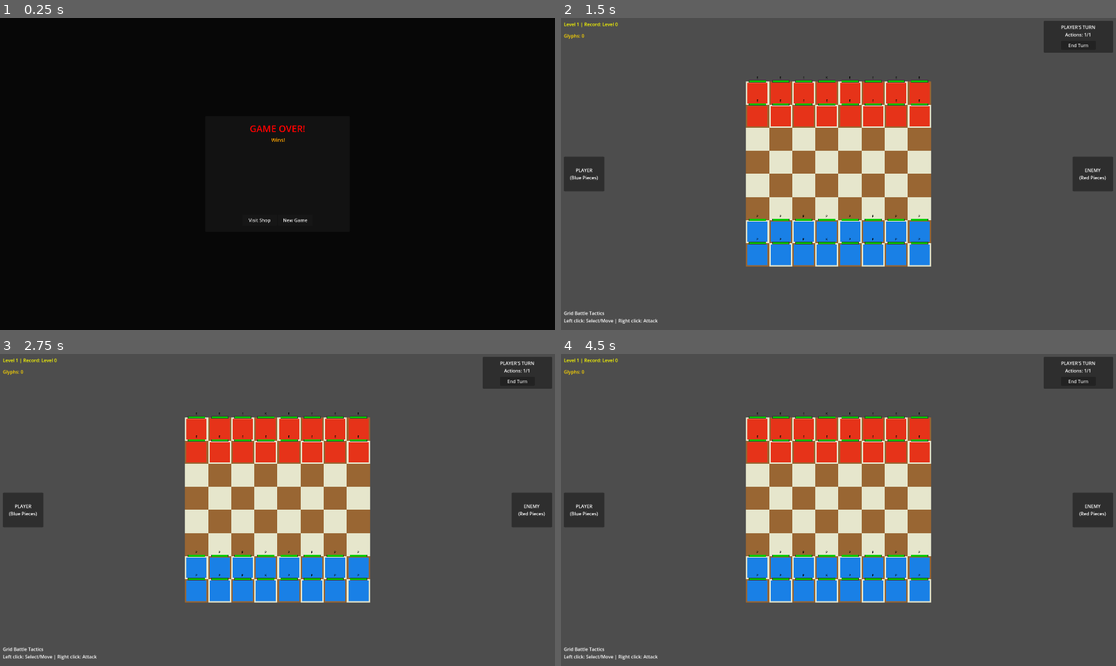
Above: before the commit, frames 1-4 (two rows, left to right).
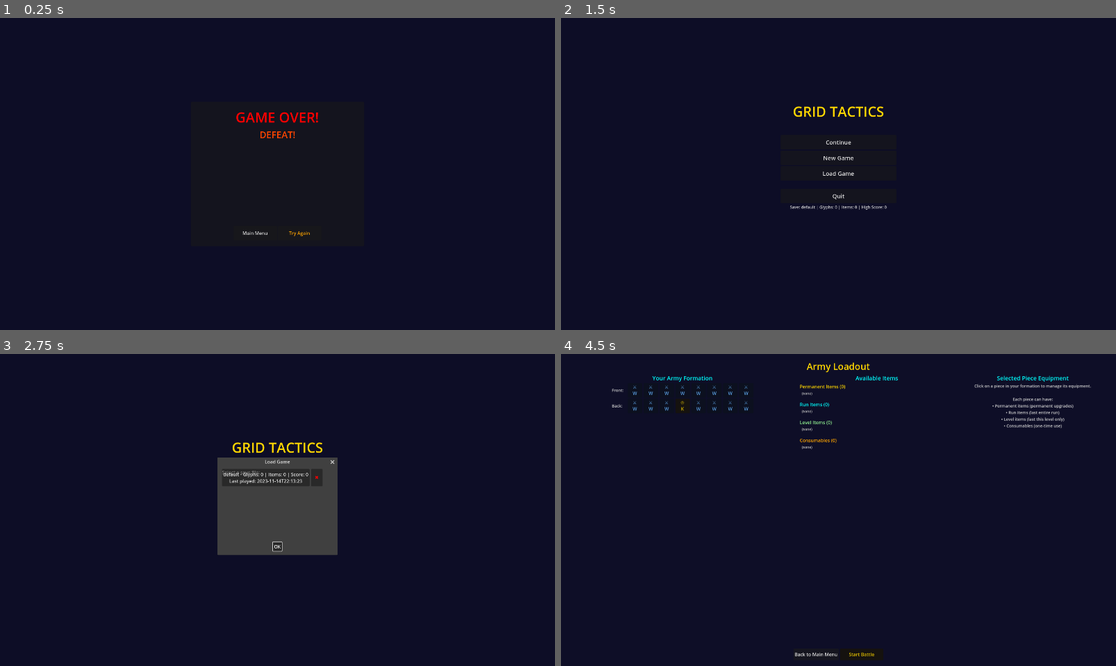
Above: after the commit, the same moments.

Repository: charlesbalcony/grid-game2.0
Game: Godot game, scene res://scenes/GameOver.tscn
Same seed, same stepped clock (60 frames per second), same inputs: the game is played once before the commit and once after it. This scene is started directly instead of the project's main scene.
Inputs (mouse positions are in pixels of both pictures, inside the frame that each line leads up to):
- Up to frame 1 (0.25 s): no input
- Up to frame 2 (1.5 s): click "Visit Shop" (after the commit: "Main Menu") at 0.5 s; click (860, 311) at 1.25 s, where only the run before the commit has a clickable "Back to Game"
- Up to frame 3 (2.75 s): click (277, 510) at 2 s, where only the run after the commit has a clickable "Load Game"
- Up to frame 4 (4.5 s): click (838, 494) at 2.75 s, where only the run after the commit has a clickable "New Game"; click (838, 494) at 3.5 s, where only the run after the commit has a clickable "New Game"; click (838, 478) at 4.25 s, where only the run after the commit has a clickable "Continue"

The runs differ from the first frame. In frame 1, 86% of the frame differs, in the area x 0-100%, y 0-100%; in frame 2, 100%; in frame 3, 100%; in frame 4, 100%.

Commit message:
more menu fixes and state fixes for items across different game sections

Diff:
--- a/my-first-game/scenes/GameOver.tscn
+++ b/my-first-game/scenes/GameOver.tscn
@@ -19,8 +19,8 @@
 anchor_bottom = 1.0
 grow_horizontal = 2
 grow_vertical = 2
-mouse_filter = 0
-color = Color(0.0, 0.0, 0.0, 0.9)
+mouse_filter = 2
+color = Color(0.05, 0.05, 0.15, 1)
 
 [node name="CenterContainer" type="CenterContainer" parent="."]
 layout_mode = 1
@@ -32,7 +32,7 @@
 
 [node name="Panel" type="Panel" parent="CenterContainer"]
 layout_mode = 2
-custom_minimum_size = Vector2(500, 400)
+custom_minimum_size = Vector2(600, 500)
 
 [node name="MainContainer" type="VBoxContainer" parent="CenterContainer/Panel"]
 layout_mode = 1
@@ -67,10 +67,12 @@
 
 [node name="ShopButton" type="Button" parent="CenterContainer/Panel/MainContainer/ButtonsContainer"]
 layout_mode = 2
+mouse_filter = 0
 text = "Visit Shop"
-custom_minimum_size = Vector2(120, 40)
+custom_minimum_size = Vector2(150, 50)
 
 [node name="NewGameButton" type="Button" parent="CenterContainer/Panel/MainContainer/ButtonsContainer"]
 layout_mode = 2
+mouse_filter = 0
 text = "New Game"
-custom_minimum_size = Vector2(120, 40)
+custom_minimum_size = Vector2(150, 50)
--- a/my-first-game/scripts/GameBoard.gd
+++ b/my-first-game/scripts/GameBoard.gd
@@ -95,6 +95,11 @@
 	loadout_manager.item_equipped.connect(_on_item_equipped)
 	loadout_manager.item_unequipped.connect(_on_item_unequipped)
 
+	# Load loadout data from GameState if it exists
+	if GameState and GameState.piece_loadouts.size() > 0:
+		loadout_manager.piece_loadouts = GameState.piece_loadouts.duplicate(true)
+		print("GameBoard: Loaded ", GameState.piece_loadouts.size(), " piece loadouts from GameState")
+
 	# Setup UI manager connections now that all managers are initialized
 	setup_ui_manager_connections()	# Get references to game manager and UI elements
 	game_manager = get_node("GameManager")
@@ -125,6 +130,13 @@
 	# Initialize current level from army_manager
 	if army_manager:
 		current_level = army_manager.get_current_level()
+
+	# Load current level from GameState (in case we're returning from GameOver)
+	if GameState and GameState.current_level > 1:
+		print("GameBoard: Resuming at level ", GameState.current_level)
+		if army_manager:
+			army_manager.set_current_army(GameState.current_level)
+			current_level = GameState.current_level
 
 	# Update high score display
 	update_high_score_display()
@@ -485,19 +497,67 @@
 	if ai_system:
 		ai_system.set_process(false)
 
+	# Get current level before any changes
+	var completed_level = army_manager.get_current_level() if army_manager else 1
+
 	# Check for glyph recovery BEFORE showing game over screen
 	var glyphs_recovered = 0
-	if winner.to_lower() == "player" and glyph_manager and army_manager:
-		var completed_level = army_manager.get_current_level()
+	if winner.to_lower() == "player" and glyph_manager:
 		if glyph_manager.get_stuck_glyphs() > 0 and completed_level >= glyph_manager.get_stuck_at_level():
 			glyphs_recovered = glyph_manager.get_stuck_glyphs()
 			print("Player will recover ", glyphs_recovered, " glyphs!")
 
-	# Don't advance army here - wait for player to click restart
-	# The army advancement will happen in restart_battle() when appropriate
-
-	# Show game over UI with glyph recovery info
-	ui_manager.show_game_over(winner, reason, glyphs_recovered)
+		# Check for glyph recovery when advancing
+		glyph_manager.check_glyph_recovery(completed_level)
+
+	# Handle level progression
+	if winner.to_lower() == "player":
+		# Victory - advance to next level
+		var next_level = completed_level + 1
+		GameState.current_level = next_level
+		current_level = next_level
+		print("GameBoard: Player won! Next level will be: ", next_level)
+
+		# Update high score if this is a new record
+		if GameState and GameState.save_manager:
+			var old_high_score = GameState.save_manager.get_high_score("classic")
+			if completed_level > old_high_score:
+				GameState.save_manager.set_high_score("classic", completed_level)
+				print("NEW HIGH SCORE! Reached Level ", completed_level)
+	else:
+		# Defeat - reset to level 1
+		GameState.current_level = 1
+		current_level = 1
+		print("GameBoard: Player defeated! Resetting to level 1")
+
+		# Lose glyphs when defeated
+		if glyph_manager:
+			glyph_manager.lose_glyphs(completed_level)
+
+	# Get army info
+	var army_info = ""
+	if army_manager:
+		var current_army = army_manager.get_current_army()
+		if current_army:
+			army_info = "Level " + str(current_army.level) + ": " + current_army.army_name
+
+	# Sync glyphs to GameState before transitioning
+	if glyph_manager:
+		GameState.current_glyphs = glyph_manager.get_current_glyphs()
+
+	# Save loadout data to GameState (so equipment persists)
+	if loadout_manager:
+		GameState.piece_loadouts = loadout_manager.piece_loadouts.duplicate(true)
+		print("GameBoard: Saved ", GameState.piece_loadouts.size(), " piece loadouts to GameState")
+
+	# Store game over data in GameState
+	GameState.set_game_over_data(winner, reason, glyphs_recovered, army_info)
+
+	# Save current progress
+	GameState.save_current()
+
+	# Transition to GameOver scene
+	get_tree().change_scene_to_file("res://scenes/GameOver.tscn")
 
 func _on_end_turn_pressed():
 	print("End turn button pressed")
--- a/my-first-game/scripts/GameOver.gd
+++ b/my-first-game/scripts/GameOver.gd
@@ -19,6 +19,10 @@
 func _ready():
 	print("GameOver: _ready() called")
 
+	# Enforce fullscreen
+	if DisplayServer.window_get_mode() != DisplayServer.WINDOW_MODE_FULLSCREEN:
+		DisplayServer.window_set_mode(DisplayServer.WINDOW_MODE_FULLSCREEN)
+
 	# Get game over data from GameState singleton
 	var data = GameState.get_game_over_data()
 	winner_text = data.get("winner", "Unknown")
@@ -28,11 +32,16 @@
 
 	print("GameOver: Winner = ", winner_text, " Reason = ", reason)
 
+	# Wait for nodes to be ready
+	await get_tree().process_frame
+
 	# Connect buttons
 	if shop_button:
 		shop_button.pressed.connect(_on_shop_button_pressed)
+		shop_button.mouse_filter = Control.MOUSE_FILTER_STOP
 	if new_game_button:
 		new_game_button.pressed.connect(_on_new_game_button_pressed)
+		new_game_button.mouse_filter = Control.MOUSE_FILTER_STOP
 
 	# Setup display with data from GameState
 	setup_display()
@@ -42,17 +51,18 @@
 	# Set title
 	if title_label:
 		title_label.text = "GAME OVER!"
-		title_label.add_theme_font_size_override("font_size", 32)
+		title_label.add_theme_font_size_override("font_size", 48)
 		title_label.add_theme_color_override("font_color", Color.RED)
 
 	# Set winner
 	if winner_label:
-		winner_label.text = winner_text + " Wins!"
-		winner_label.add_theme_font_size_override("font_size", 18)
 		if winner_text.to_lower() == "player":
-			winner_label.add_theme_color_override("font_color", Color.GREEN)
+			winner_label.text = "VICTORY!"
+			winner_label.add_theme_color_override("font_color", Color.GOLD)
 		else:
-			winner_label.add_theme_color_override("font_color", Color.ORANGE)
+			winner_label.text = "DEFEAT!"
+			winner_label.add_theme_color_override("font_color", Color.ORANGE_RED)
+		winner_label.add_theme_font_size_override("font_size", 32)
 
 	# Add results information
 	if results_container:
@@ -60,33 +70,62 @@
 		for child in results_container.get_children():
 			child.queue_free()
 
-		# Add game details
-		if reason != "elimination":
-			var reason_label = Label.new()
-			reason_label.text = "Reason: " + reason.capitalize()
-			reason_label.horizontal_alignment = HORIZONTAL_ALIGNMENT_CENTER
-			results_container.add_child(reason_label)
-
+		# Add army info
 		if army_info != "":
 			var army_label = Label.new()
 			army_label.text = army_info
 			army_label.horizontal_alignment = HORIZONTAL_ALIGNMENT_CENTER
+			army_label.add_theme_font_size_override("font_size", 18)
+			army_label.add_theme_color_override("font_color", Color.WHITE)
 			results_container.add_child(army_label)
 
+			# Add spacer
+			var spacer = Control.new()
+			spacer.custom_minimum_size = Vector2(0, 20)
+			results_container.add_child(spacer)
+
+		# Add reason if not standard elimination
+		if reason != "elimination":
+			var reason_label = Label.new()
+			reason_label.text = "Reason: " + reason.capitalize().replace("_", " ")
+			reason_label.horizontal_alignment = HORIZONTAL_ALIGNMENT_CENTER
+			reason_label.add_theme_font_size_override("font_size", 14)
+			results_container.add_child(reason_label)
+
+		# Add glyph recovery info
 		if glyphs_recovered > 0:
+			var spacer2 = Control.new()
+			spacer2.custom_minimum_size = Vector2(0, 10)
+			results_container.add_child(spacer2)
+
 			var glyphs_label = Label.new()
-			glyphs_label.text = "Glyphs Recovered: " + str(glyphs_recovered)
+			glyphs_label.text = "⚡ Glyphs Recovered: " + str(glyphs_recovered) + " ⚡"
 			glyphs_label.horizontal_alignment = HORIZONTAL_ALIGNMENT_CENTER
+			glyphs_label.add_theme_font_size_override("font_size", 20)
 			glyphs_label.add_theme_color_override("font_color", Color.YELLOW)
 			results_container.add_child(glyphs_label)
 
 			var recovery_message = Label.new()
-			recovery_message.text = "Your fallen pieces have been recovered and can be used again!"
+			recovery_message.text = "Your fallen pieces have been recovered!"
 			recovery_message.horizontal_alignment = HORIZONTAL_ALIGNMENT_CENTER
-			recovery_message.add_theme_font_size_override("font_size", 12)
+			recovery_message.add_theme_font_size_override("font_size", 14)
 			recovery_message.add_theme_color_override("font_color", Color.LIGHT_BLUE)
 			recovery_message.autowrap_mode = TextServer.AUTOWRAP_WORD_SMART
 			results_container.add_child(recovery_message)
+
+	# Update button labels based on outcome
+	if winner_text.to_lower() == "player":
+		if new_game_button:
+			new_game_button.text = "Next Level"
+			new_game_button.add_theme_color_override("font_color", Color.GREEN)
+		if shop_button:
+			shop_button.text = "Visit Shop"
+	else:
+		if new_game_button:
+			new_game_button.text = "Try Again"
+			new_game_button.add_theme_color_override("font_color", Color.ORANGE)
+		if shop_button:
+			shop_button.text = "Main Menu"
 
 func set_game_over_data(winner: String, end_reason: String = "elimination", recovered_glyphs: int = 0, army_details: String = ""):
 	"""Set the game over data before display"""
@@ -100,11 +139,22 @@
 		setup_display()
 
 func _on_shop_button_pressed():
-	"""Go to the shop"""
-	print("GameOver: Going to shop")
-	get_tree().change_scene_to_file("res://scenes/Shop.tscn")
+	"""Go to the shop or main menu depending on outcome"""
+	print("GameOver: Shop/Menu button pressed")
+	if winner_text.to_lower() == "player":
+		# Victory - go to shop
+		get_tree().change_scene_to_file("res://scenes/Shop.tscn")
+	else:
+		# Defeat - go to main menu
+		GameState.save_current()
+		get_tree().change_scene_to_file("res://scenes/MainMenu.tscn")
 
 func _on_new_game_button_pressed():
-	"""Start a new game"""
-	print("GameOver: Starting new game")
-	get_tree().change_scene_to_file("res://scenes/Main.tscn")
+	"""Continue to next level or try again"""
+	print("GameOver: New game button pressed")
+	if winner_text.to_lower() == "player":
+		# Victory - go to LoadoutMenu to prepare for next level
+		get_tree().change_scene_to_file("res://scenes/LoadoutMenu.tscn")
+	else:
+		# Defeat - restart at level 1
+		get_tree().change_scene_to_file("res://scenes/Main.tscn")
--- a/my-first-game/scripts/GameState.gd
+++ b/my-first-game/scripts/GameState.gd
@@ -17,6 +17,8 @@
 var current_glyphs: int = 0
 var purchased_items: Array = []  # Array of item IDs purchased in current run (temporary)
 var permanent_items: Array = []  # Array of permanent items owned (persists across runs)
+var current_level: int = 1  # Current level in this run (session only, always starts at 1 each run)
+var piece_loadouts: Dictionary = {}  # Equipment assignments per piece (persists across levels in a run)
 
 func _ready():
 	# Create save manager
@@ -55,13 +57,35 @@
 	# Load data from save manager into current session
 	current_glyphs = save_manager.get_glyphs()
 	permanent_items = save_manager.get_permanent_items().duplicate()
+
+	# Load permanent equipment from save
+	var saved_loadouts = save_manager.get_piece_loadouts()
+	if saved_loadouts.size() > 0:
+		# Restore permanent equipment, initialize empty run/level/use slots
+		piece_loadouts.clear()
+		for piece_id in saved_loadouts.keys():
+			var saved_piece = saved_loadouts[piece_id]
+			piece_loadouts[piece_id] = {
+				"piece_type": saved_piece.get("piece_type", ""),
+				"grid_position": saved_piece.get("grid_position", Vector2.ZERO),
+				"permanent": saved_piece.get("permanent", []).duplicate(),
+				"run": [],
+				"level": [],
+				"use": []
+			}
+		print("GameState: Loaded ", piece_loadouts.size(), " piece loadouts from save")
+
 	print("GameState: Synced from save - Glyphs: ", current_glyphs, " Permanent Items: ", permanent_items.size())
 
 func sync_to_save():
 	# Save current session data to save manager
 	save_manager.set_glyphs(current_glyphs)
-	# Permanent items are added individually via add_permanent_item
-	print("GameState: Synced to save - Glyphs: ", current_glyphs)
+	save_manager.set_piece_loadouts(piece_loadouts)  # Save permanent equipment
+
+	# Sync permanent items array to save
+	save_manager.current_save_data["permanent_items"] = permanent_items.duplicate()
+
+	print("GameState: Synced to save - Glyphs: ", current_glyphs, " Permanent Items: ", permanent_items.size(), " Equipment pieces: ", piece_loadouts.size())
 
 func set_game_over_data(winner: String, reason: String = "elimination", glyphs_recovered: int = 0, army_info: String = ""):
 	# Store game over data for the GameOver scene
@@ -117,8 +141,20 @@
 	# Reset run-specific data but keep permanent progression
 	clear_game_over_data()
 	purchased_items.clear()
+	current_level = 1
+
+	# Clear only run-specific equipment, keep permanent items
+	for piece_id in piece_loadouts.keys():
+		if piece_loadouts[piece_id].has("run"):
+			piece_loadouts[piece_id]["run"].clear()
+		if piece_loadouts[piece_id].has("level"):
+			piece_loadouts[piece_id]["level"].clear()
+		if piece_loadouts[piece_id].has("use"):
+			piece_loadouts[piece_id]["use"].clear()
+		# Keep "permanent" slot intact
+
 	# Keep current_glyphs and permanent_items
-	print("GameState: Started new run")
+	print("GameState: Started new run (kept permanent equipment)")
 
 func reset_all():
 	# Reset all game state (but don't delete save file)
--- a/my-first-game/scripts/LoadoutMenu.gd
+++ b/my-first-game/scripts/LoadoutMenu.gd
@@ -63,12 +63,26 @@
 		loadout_manager = preload("res://scripts/systems/LoadoutManager.gd").new()
 		print("LoadoutMenu: Created LoadoutManager")
 
-		# Register all pieces from the default formation
+		# Load equipment data from GameState first (if it exists)
+		if GameState and GameState.piece_loadouts.size() > 0:
+			loadout_manager.piece_loadouts = GameState.piece_loadouts.duplicate(true)
+			print("LoadoutMenu: Loaded ", GameState.piece_loadouts.size(), " piece loadouts from GameState")
+			# Debug: show what was loaded
+			for piece_id in loadout_manager.piece_loadouts.keys():
+				var loadout = loadout_manager.piece_loadouts[piece_id]
+				print("  - ", piece_id, ": permanent=", loadout.get("permanent", []), " run=", loadout.get("run", []))
+
+		# Register all pieces from the default formation (this will preserve existing loadouts)
 		for pos in default_formation:
 			var piece_data = default_formation[pos]
 			var piece_id = generate_piece_id(pos, piece_data.type)
-			loadout_manager.register_piece_instance(piece_id, piece_data.type, pos)
-			print("LoadoutMenu: Registered piece: ", piece_id, " at ", pos)
+
+			# Only register if not already in loadouts (to preserve equipment)
+			if not loadout_manager.piece_loadouts.has(piece_id):
+				loadout_manager.register_piece_instance(piece_id, piece_data.type, pos)
+				print("LoadoutMenu: Registered new piece: ", piece_id, " at ", pos)
+			else:
+				print("LoadoutMenu: Piece already has loadout data: ", piece_id)
 
 		# Load purchased items from GameState
 		var purchased_items = GameState.get_purchased_items()
@@ -245,6 +259,12 @@
 func has_equipped_items(piece_id: String) -> bool:
 	"""Check if a piece has any equipped items"""
 	if not loadout_manager:
+		print("LoadoutMenu: has_equipped_items - no loadout_manager")
+		return false
+
+	# Check if this piece exists in loadouts
+	if not loadout_manager.piece_loadouts.has(piece_id):
+		print("LoadoutMenu: Piece ", piece_id, " not found in loadouts")
 		return false
 
 	# Check all item slots for this piece using the actual LoadoutManager API
@@ -252,6 +272,7 @@
 	for slot in item_slots:
 		var equipped_items = loadout_manager.get_equipped_items(piece_id, slot)
 		if equipped_items.size() > 0:
+			print("LoadoutMenu: Piece ", piece_id, " has ", equipped_items.size(), " items in ", slot, " slot")
 			return true
 	return false
 
@@ -674,14 +695,21 @@
 		show_piece_loadout(generate_piece_id(selected_piece_pos, selected_piece_data.type), selected_piece_data)
 
 func _on_back_to_menu_pressed():
-	# Save and return to main menu
+	# Save loadout data to GameState and save
 	print("LoadoutMenu: Returning to main menu")
+	if loadout_manager:
+		GameState.piece_loadouts = loadout_manager.piece_loadouts.duplicate(true)
+		print("LoadoutMenu: Saved ", GameState.piece_loadouts.size(), " piece loadouts to GameState")
 	GameState.save_current()
 	get_tree().change_scene_to_file("res://scenes/MainMenu.tscn")
 
 func _on_start_battle_button_pressed():
 	# Handle start battle button press
 	print("LoadoutMenu: Starting battle, returning to main game scene")
+	# Save loadout data to GameState before starting battle
+	if loadout_manager:
+		GameState.piece_loadouts = loadout_manager.piece_loadouts.duplicate(true)
+		print("LoadoutMenu: Saved ", GameState.piece_loadouts.size(), " piece loadouts to GameState")
 	# Save before starting battle
 	GameState.save_current()
 	get_tree().change_scene_to_file("res://scenes/Main.tscn")
--- a/my-first-game/scripts/MainMenu.gd
+++ b/my-first-game/scripts/MainMenu.gd
@@ -163,6 +163,10 @@
 		for save_name in saves:
 			var save_info = GameState.save_manager.get_save_info(save_name)
 
+			# Create horizontal container for save button and delete button
+			var save_row = HBoxContainer.new()
+			save_row.add_theme_constant_override("separation", 5)
+
 			var save_button = Button.new()
 			save_button.text = "%s - Glyphs: %d | Items: %d | Score: %d\nLast played: %s" % [
 				save_name,
@@ -172,13 +176,29 @@
 				save_info.get("last_played", "Unknown")
 			]
 			save_button.custom_minimum_size = Vector2(0, 60)
+			save_button.size_flags_horizontal = Control.SIZE_EXPAND_FILL
 			save_button.pressed.connect(func():
 				GameState.load_save(save_name)
 				update_save_info()
-				continue_button.disabled = false
+				# Load and continue directly to LoadoutMenu
+				print("MainMenu: Loaded save '", save_name, "' and continuing to LoadoutMenu")
+				get_tree().change_scene_to_file("res://scenes/LoadoutMenu.tscn")
 				dialog.queue_free()
 			)
-			save_list.add_child(save_button)
+			save_row.add_child(save_button)
+
+			# Add delete button
+			var delete_button = Button.new()
+			delete_button.text = "✖"
+			delete_button.custom_minimum_size = Vector2(40, 60)
+			delete_button.tooltip_text = "Delete this save"
+			delete_button.add_theme_color_override("font_color", Color.RED)
+			delete_button.pressed.connect(func():
+				show_delete_confirmation(save_name, dialog)
+			)
+			save_row.add_child(delete_button)
+
+			save_list.add_child(save_row)
 
 	scroll.add_child(save_list)
 	dialog.add_child(scroll)
@@ -208,3 +228,52 @@
 
 	add_child(confirm)
 	confirm.popup_centered()
+
+func show_delete_confirmation(save_name: String, parent_dialog: Window):
+	var confirm_dialog = Panel.new()
+	confirm_dialog.custom_minimum_size = Vector2(400, 200)
+	confirm_dialog.position = Vector2(get_viewport().size) / 2 - confirm_dialog.custom_minimum_size / 2
+
+	var vbox = VBoxContainer.new()
+	vbox.set_anchors_preset(Control.PRESET_FULL_RECT)
+	vbox.add_theme_constant_override("separation", 10)
+	confirm_dialog.add_child(vbox)
+
+	var title = Label.new()
+	title.text = "Delete Save?"
+	title.horizontal_alignment = HORIZONTAL_ALIGNMENT_CENTER
+	title.add_theme_font_size_override("font_size", 24)
+	vbox.add_child(title)
+
+	var message = Label.new()
+	message.text = "Delete '%s'?\nThis cannot be undone." % save_name
+	message.horizontal_alignment = HORIZONTAL_ALIGNMENT_CENTER
+	message.autowrap_mode = TextServer.AUTOWRAP_WORD_SMART
+	vbox.add_child(message)
+
+	var button_container = HBoxContainer.new()
+	button_container.alignment = BoxContainer.ALIGNMENT_CENTER
+	button_container.add_theme_constant_override("separation", 20)
+	vbox.add_child(button_container)
+
+	var cancel_button = Button.new()
+	cancel_button.text = "Cancel"
+	cancel_button.custom_minimum_size = Vector2(120, 40)
+	cancel_button.pressed.connect(confirm_dialog.queue_free)
+	button_container.add_child(cancel_button)
+
+	var delete_button = Button.new()
+	delete_button.text = "Delete"
+	delete_button.custom_minimum_size = Vector2(120, 40)
+	delete_button.add_theme_color_override("font_color", Color.RED)
+	delete_button.pressed.connect(func():
+		GameState.save_manager.delete_save(save_name)
+		update_save_info()
+		confirm_dialog.queue_free()
+		parent_dialog.queue_free()
+		# Reopen the load dialog with updated list
+		show_load_game_dialog()
+	)
+	button_container.add_child(delete_button)
+
+	add_child(confirm_dialog)
--- a/my-first-game/scripts/systems/SaveManager.gd
+++ b/my-first-game/scripts/systems/SaveManager.gd
@@ -13,6 +13,7 @@
 	"total_playtime": 0.0,
 	"glyphs": 0,
 	"permanent_items": [],
+	"piece_loadouts": {},  # Store permanent equipment (only permanent slot)
 	"high_scores": {
 		"classic": 0,
 		"endless": 0
@@ -162,6 +163,7 @@
 		"total_playtime": 0.0,
 		"glyphs": 0,
 		"permanent_items": [],
+		"piece_loadouts": {},
 		"high_scores": {
 			"classic": 0,
 			"endless": 0
@@ -190,3 +192,20 @@
 	if not current_save_data.has("high_scores"):
 		current_save_data["high_scores"] = {}
 	current_save_data["high_scores"][mode] = score
+
+func get_piece_loadouts() -> Dictionary:
+	return current_save_data.get("piece_loadouts", {})
+
+func set_piece_loadouts(loadouts: Dictionary):
+	# Only save permanent equipment to the save file
+	var permanent_loadouts = {}
+	for piece_id in loadouts.keys():
+		var piece_data = loadouts[piece_id]
+		if piece_data.has("permanent") and piece_data["permanent"].size() > 0:
+			# Only store pieces that have permanent items equipped
+			permanent_loadouts[piece_id] = {
+				"piece_type": piece_data.get("piece_type", ""),
+				"grid_position": piece_data.get("grid_position", Vector2.ZERO),
+				"permanent": piece_data["permanent"].duplicate()
+			}
+	current_save_data["piece_loadouts"] = permanent_loadouts
